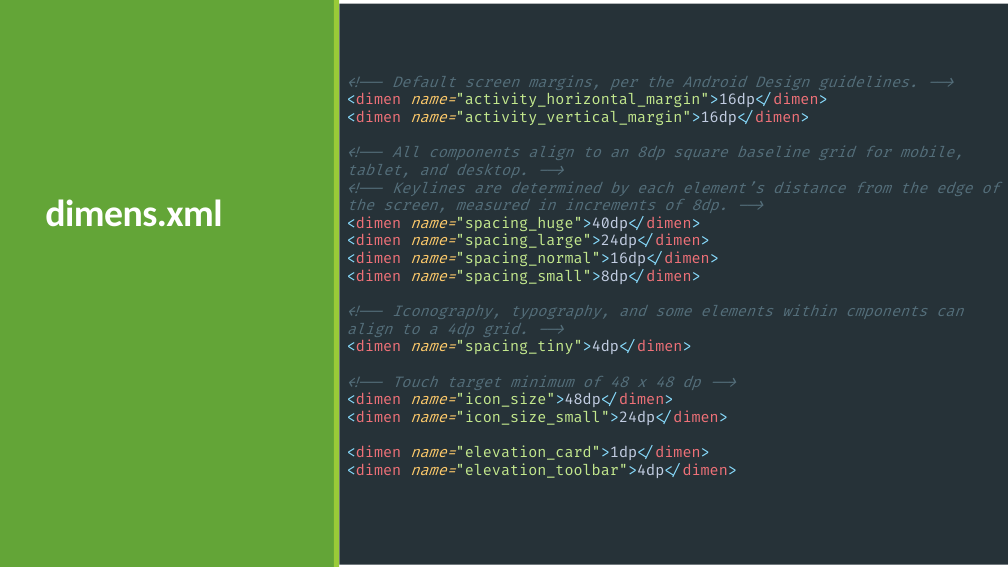
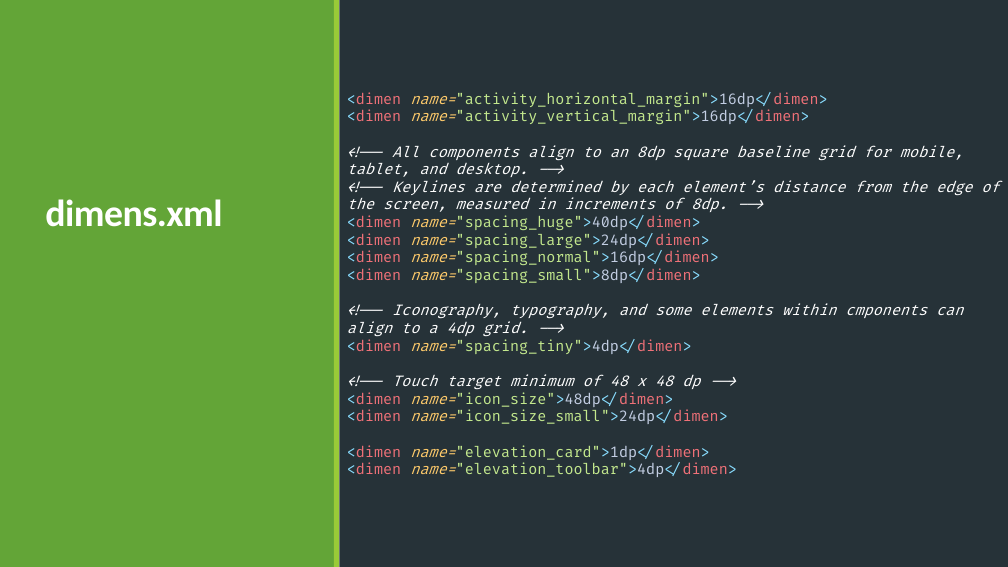
Before and after one commit to ZebanNikolay/android-style-best-practices, a slide deck: slide 7 of Styles and Themes in Android.pptm. Drawn at 1008x567 pixels with LibreOffice and Linux fonts; fonts in the diff are those of the drawing. Boxes give left, top, right and bottom in pixels: in the first picture for what was removed or moved away, otherwise in the second. Text is boxed around its words. In the diff, an @@ line names an element or a change of style, - is before the commit and + after.

Commit message:
Update presentation

```diff
--- a/Styles and Themes in Android.pptm
+++ b/Styles and Themes in Android.pptm
@@ text at (347,92,999,477): text changed; text colour #546E7A to #FFFFFF; italic off @@
-<!-- Default screen margins, per the Android Design guidelines. -->
-<dimen name="activity_horizontal_margin">16dp</dimen>
-<dimen name="activity_vertical_margin">16dp</dimen>
-<!-- All components align to an 8dp square baseline grid for mobile, tablet, and desktop. -->
-<!-- Keylines are determined by each element’s distance from the edge of the screen, measured in increments of 8dp. -->
-<dimen name="spacing_huge">40dp</dimen>
-<dimen name="spacing_large">24dp</dimen>
-<dimen name="spacing_normal">16dp</dimen>
-<dimen name="spacing_small">8dp</dimen>
-<!-- Iconography, typography, and some elements within cmponents can align to a 4dp grid. -->
-<dimen name="spacing_tiny">4dp</dimen>
-<!-- Touch target minimum of 48 x 48 dp -->
-<dimen name="icon_size">48dp</dimen>
-<dimen name="icon_size_small">24dp</dimen>
-<dimen name="elevation_card">1dp</dimen>
-<dimen name="elevation_toolbar">4dp</dimen>
+<dimen name="activity_horizontal_margin">16dp</dimen>
+<dimen name="activity_vertical_margin">16dp</dimen>
+<!-- All components align to an 8dp square baseline grid for mobile, tablet, and desktop. -->
+<!-- Keylines are determined by each element’s distance from the edge of the screen, measured in increments of 8dp. -->
+<dimen name="spacing_huge">40dp</dimen>
+<dimen name="spacing_large">24dp</dimen>
+<dimen name="spacing_normal">16dp</dimen>
+<dimen name="spacing_small">8dp</dimen>
+<!-- Iconography, typography, and some elements within cmponents can align to a 4dp grid. -->
+<dimen name="spacing_tiny">4dp</dimen>
+<!-- Touch target minimum of 48 x 48 dp -->
+<dimen name="icon_size">48dp</dimen>
+<dimen name="icon_size_small">24dp</dimen>
+<dimen name="elevation_card">1dp</dimen>
+<dimen name="elevation_toolbar">4dp</dimen>
```
Also in this commit, not shown: 3 other slides changed, 1 slide added.
